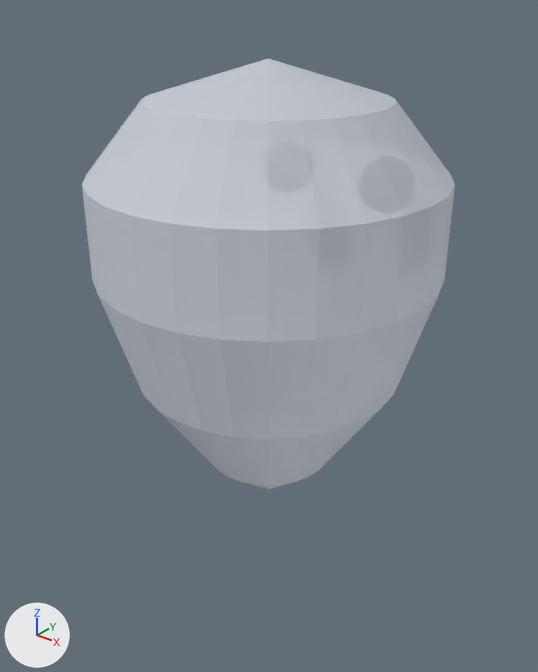
The glTF model assets/models/char_ghost.glb, before and after one commit.
Rendered twice from a 50 mm lens placed at (0.383, -0.478, 0.529), pointed at (0.006, -0.007, 0.236). The lights are fixed; the arrows at lower left show +X, +Y and +Z. The first picture is the older version. Where no turn or scale is listed for an object, it has been applied to the vertices.

Before the edit, the objects in view are built like this:
```python
me_body = bpy.data.meshes.new('Body')
me_body.from_pydata(...)  # 142 vertices, 280 faces; spans x -0.15..0.15, y -0.15..0.15, z -0.205..0.205
me_body.materials.append(mat_bodymat)  # white #eff3fd
ob_body = bpy.data.objects.new('Body', me_body)
ob_body.location = (0.0, 0.0, 0.265)
```
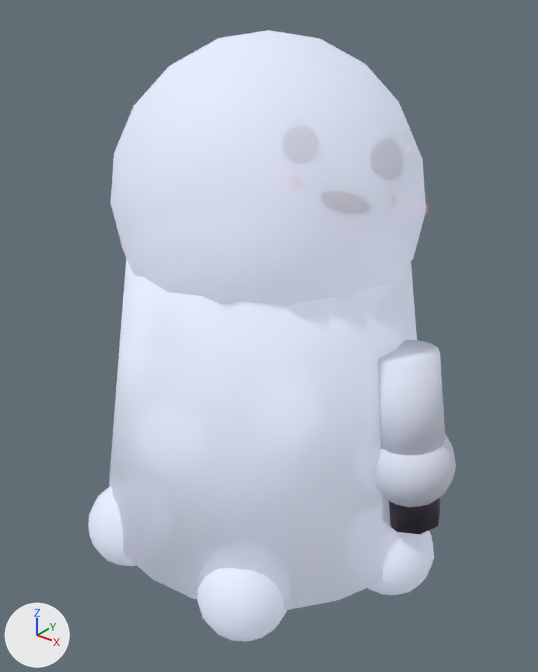
Changed parts and their boxes (x1, y1, x2, y2) in the pictures (538 x 672 px):
'Body', deleted
    before: (82, 58, 455, 489)
'Sheet', added
    after: (109, 258, 417, 610)
'HeadMesh', added
    after: (111, 30, 426, 305)
'ArmRMesh', added
    after: (378, 340, 445, 456)
'Hem5', added
    after: (197, 568, 287, 642)
'ArmRHand', added
    after: (376, 434, 456, 507)
'Hem0', added
    after: (368, 531, 434, 595)
'Hem4', added
    after: (88, 486, 136, 566)
'Lantern', added
    after: (389, 498, 440, 534)

Diff of the bpy script that builds the scene:
```diff
--- a/assets/models/char_ghost.glb.py
+++ b/assets/models/char_ghost.glb.py
@@ mat_m_e4e9fa_0 @@
+mat_m_e4e9fa_0 = principled_material('m_E4E9FA_0')
+mat_m_e4e9fa_0.base_color = (0.776, 0.815, 0.956)  # white #e4e9fa
+mat_m_e4e9fa_0.roughness = 0.7
+mat_m_e4e9fa_0.alpha = 0.7
+mat_m_e4e9fa_0.emission_color = (0.194, 0.204, 0.239)  # grey #7a7d86
+mat_m_e4e9fa_0.emission_strength = 1.0
@@ mat_m_3a3040_6 @@
+mat_m_3a3040_6 = principled_material('m_3A3040_6')
+mat_m_3a3040_6.base_color = (0.0423, 0.0296, 0.0513)  # greyish purple #3a3040
+mat_m_3a3040_6.roughness = 0.7
@@ mat_m_e4e9fa_5 @@
+mat_m_e4e9fa_5 = principled_material('m_E4E9FA_5')
+mat_m_e4e9fa_5.base_color = (0.776, 0.815, 0.956)  # white #e4e9fa
+mat_m_e4e9fa_5.roughness = 0.7
@@ me_cone @@
+me_cone.from_pydata(...)  # a 24-sided cut cone along z (radius 0.16 at the low end, 0.12 at the high end) spanning x -0.16..0.16, y -0.16..0.16, z -0.13..0.13
+me_cone.materials.append(mat_m_e4e9fa_0)  # white #e4e9fa, glowing grey #7a7d86
@@ me_sphere_005 @@
+me_sphere_005.from_pydata(...)  # a UV sphere (16 segments, 10 rings, poles along z) spanning x -0.04..0.04, y -0.04..0.04, z -0.04..0.04
+me_sphere_005.materials.append(mat_m_e4e9fa_0)  # white #e4e9fa, glowing grey #7a7d86
@@ me_sphere_004 @@
+me_sphere_004.from_pydata(...)  # a UV sphere (16 segments, 10 rings, poles along z) spanning x -0.04..0.04, y -0.04..0.04, z -0.04..0.04
+me_sphere_004.materials.append(mat_m_e4e9fa_0)  # white #e4e9fa, glowing grey #7a7d86
@@ me_sphere_1 @@
+me_sphere_1.from_pydata(...)  # a UV sphere (16 segments, 10 rings, poles along z) spanning x -0.04..0.04, y -0.04..0.04, z -0.04..0.04
+me_sphere_1.materials.append(mat_m_e4e9fa_0)  # white #e4e9fa, glowing grey #7a7d86
@@ me_sphere_006 @@
+me_sphere_006.from_pydata(...)  # a UV sphere (16 segments, 10 rings, poles along z) spanning x -0.13..0.13, y -0.13..0.13, z -0.13..0.13
+me_sphere_006.materials.append(mat_m_e4e9fa_0)  # white #e4e9fa, glowing grey #7a7d86
@@ me_cone_003 @@
+me_cone_003.from_pydata(...)  # 16 vertices, 28 faces; spans x -0.0278..0.0278, y -0.025..0.025, z -0.0278..0.0278
+me_cone_003.materials.append(mat_m_3a3040_6)  # greyish purple #3a3040
@@ me_cone_002 @@
+me_cone_002.from_pydata(...)  # 32 vertices, 60 faces; spans x -0.0313..0.0358, y -0.03..0.03, z -0.0532..0.0527
+me_cone_002.materials.append(mat_m_e4e9fa_5)  # white #e4e9fa
@@ me_sphere_015 @@
+me_sphere_015.from_pydata(...)  # 146 vertices, 288 faces; spans x -0.0372..0.0372, y -0.0375..0.0375, z -0.0372..0.0372
+me_sphere_015.materials.append(mat_m_e4e9fa_5)  # white #e4e9fa
@@ ob_body @@
-ob_body = bpy.data.objects.new('Body', me_body)
-ob_body.location = (0.0, 0.0, 0.265)
@@ ob_sheet @@
+ob_sheet = bpy.data.objects.new('Sheet', me_cone)
+ob_sheet.location = (0.0, 0.0, 0.19)
@@ ob_hem5 @@
+ob_hem5 = bpy.data.objects.new('Hem5', me_sphere_005)
+ob_hem5.location = (0.07, -0.121, 0.06)
@@ ob_hem4 @@
+ob_hem4 = bpy.data.objects.new('Hem4', me_sphere_004)
+ob_hem4.location = (-0.07, -0.121, 0.06)
@@ ob_hem0 @@
+ob_hem0 = bpy.data.objects.new('Hem0', me_sphere_1)
+ob_hem0.location = (0.14, 0.0, 0.06)
@@ ob_headmesh @@
+ob_headmesh = bpy.data.objects.new('HeadMesh', me_sphere_006)
+ob_headmesh.location = (0.0, 0.0, 0.36)
@@ ob_lantern @@
+ob_lantern = bpy.data.objects.new('Lantern', me_cone_003)
+ob_lantern.location = (0.156, 0.0, 0.131)
@@ ob_armrmesh @@
+ob_armrmesh = bpy.data.objects.new('ArmRMesh', me_cone_002)
+ob_armrmesh.location = (0.146, 0.0, 0.211)
@@ ob_armrhand @@
+ob_armrhand = bpy.data.objects.new('ArmRHand', me_sphere_015)
+ob_armrhand.location = (0.152, 0.0, 0.161)
```
